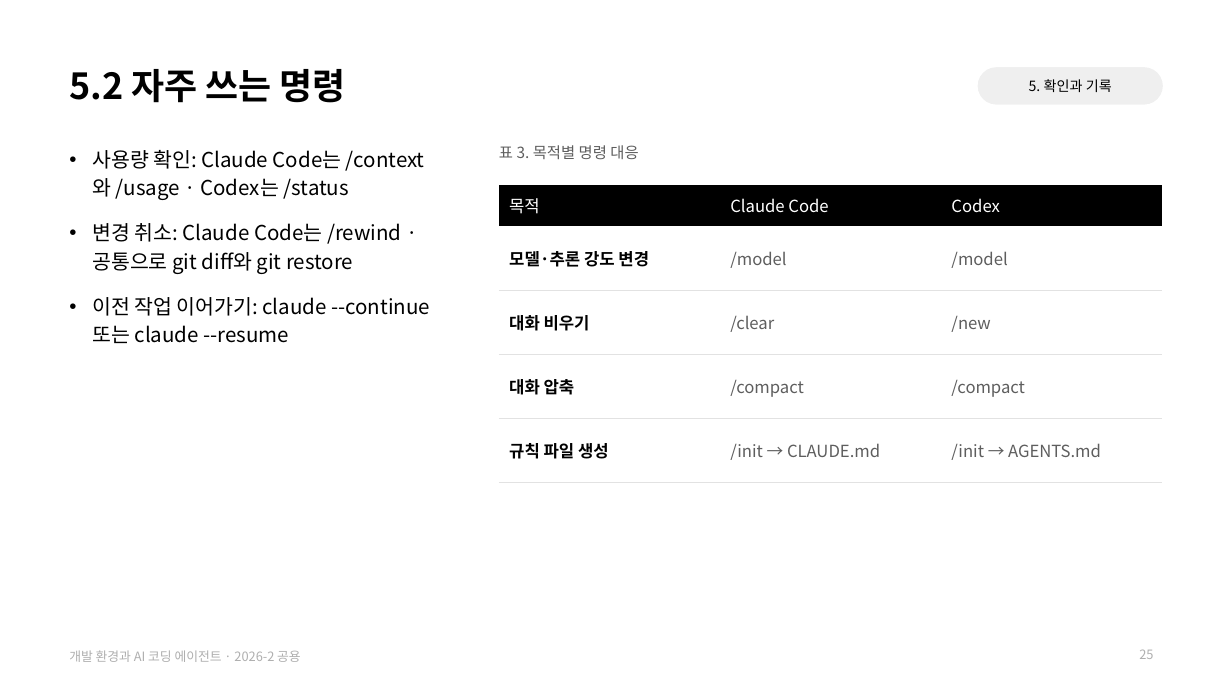
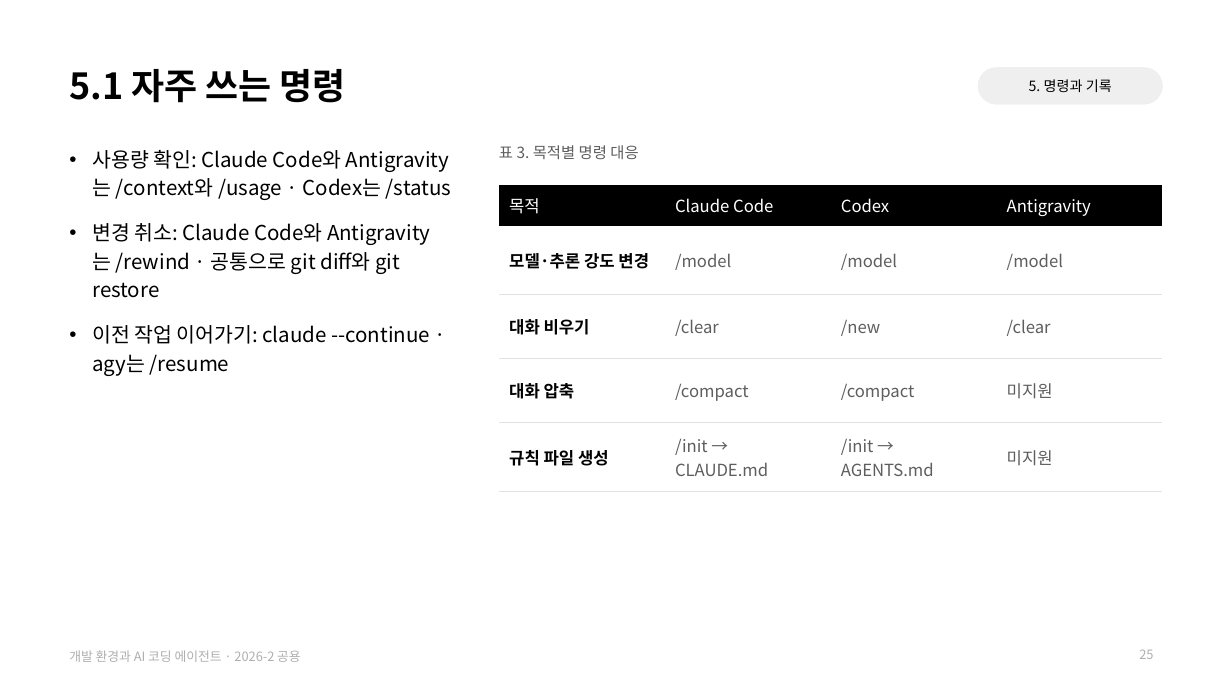
Before and after one commit to jihoyeo/ai-mobility, a slide deck: slide 25 of slides/common/dev_env.pptx. Drawn at 1232x693 pixels with LibreOffice and Linux fonts; fonts in the diff are those of the drawing. Boxes give left, top, right and bottom in pixels: in the first picture for what was removed or moved away, otherwise in the second. Text is boxed around its words. In the diff, an @@ line names an element or a change of style, - is before the commit and + after.

```diff
--- a/slides/common/dev_env.pptx
+++ b/slides/common/dev_env.pptx
@@ title at (69,69,346,103): text changed @@
-5.2 자주 쓰는 명령
+5.1 자주 쓰는 명령
@@ text at (1029,79,1112,92): text changed @@
-5. 확인과 기록
+5. 명령과 기록
@@ text at (92,150,451,376): text changed @@
-• 사용량 확인: Claude Code는 /context와 /usage · Codex는 /status
-• 변경 취소: Claude Code는 /rewind · 공통으로 git diff와 git restore
-• 이전 작업 이어가기: claude --continue 또는 claude --resume
+• 사용량 확인: Claude Code와 Antigravity는 /context와 /usage · Codex는 /status
+• 변경 취소: Claude Code와 Antigravity는 /rewind · 공통으로 git diff와 git restore
+• 이전 작업 이어가기: claude --continue · agy는 /resume
@@ table at (499,185,1161,482) @@
+column 4: Antigravity | /model | /clear | 미지원 | 미지원
```
Also in this commit, not shown: 15 other slides changed, 1 slide added, 1 slide removed, 2 other files.
